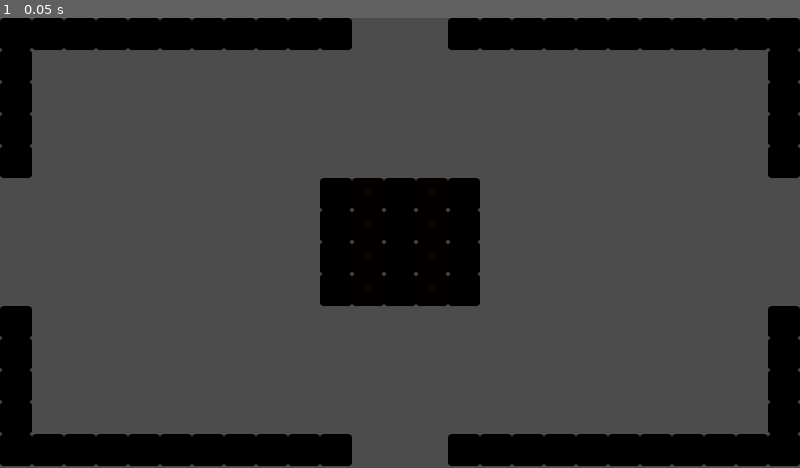
Above: before the commit, frame 1.
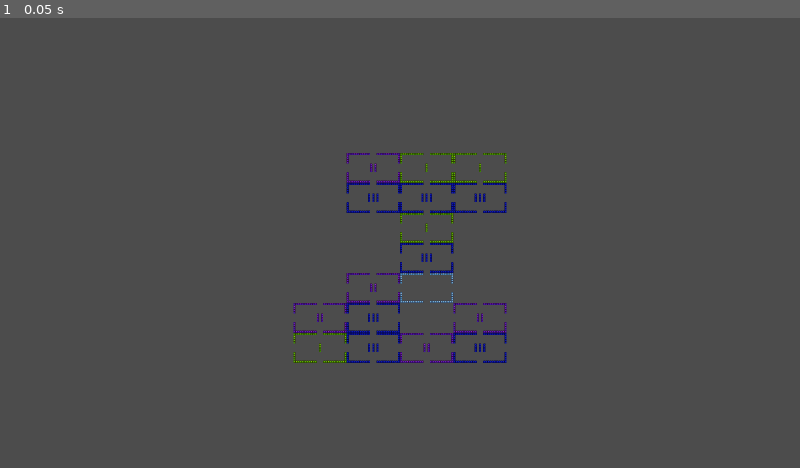
Above: after the commit, the same moment.

Repository: guillermo-st/roguelike-tdl
Game: Godot game, scene res://scenes/levels/LevelGenerator.tscn
Same seed, same stepped clock (60 frames per second), same inputs: the game is played once before the commit and once after it. The project has no main scene, so this scene is started directly. The engine's default icon, where the game draws it, is replaced by a stand-in: a white triangle on a blue panel in a dark square.
Inputs:
- Up to frame 1 (0.05 s): no input

The runs differ from the first frame. In frame 1, 23% of the frame differs, in the area x 0-100%, y 0-100%.

Commit message:
refactor the level generation entirely

Diff:
--- a/scenes/levels/LevelGenerator.gd
+++ b/scenes/levels/LevelGenerator.gd
@@ -2,16 +2,37 @@
 
 export(String, DIR) var level_dir
 export(int) var level_depth
+export(int, 0, 3) var repeats
 
 var level_height = ProjectSettings.get_setting("display/window/size/height")
 var level_width = ProjectSettings.get_setting("display/window/size/width")
-
 var level_paths = Array()
 
 # Called when the node enters the scene tree for the first time.
 func _ready():
 	load_level_paths()
-	$baseLevel.attach_level(level_paths, level_depth, "none", self)
+	var level_grid = []
+
+	for i in range(level_depth * 2):
+		level_grid.append([])
+		level_grid[i] = []
+		for j in range(level_depth * 2):
+			level_grid[i].append([])
+			level_grid[i][j] = null
+
+	level_grid[level_depth - 1][level_depth -1] = $InitialLevel
+	for _r in range(repeats + 1):
+		$InitialLevel.attach_level(level_grid, level_paths, level_depth, level_depth - 1, level_depth - 1 , null, null)
+
+	for i in range(level_grid.size()):
+		for j in range (level_grid.size()):
+			var level = level_grid[i][j]
+			if level:
+				level.global_position.x = j * level_width
+				level.global_position.y = i * level_height
+
+	$Camera2D.global_position = $level.position
+
 
 func load_level_paths():
 	var dir = Directory.new()
--- a/scenes/levels/LevelGenerator.tscn
+++ b/scenes/levels/LevelGenerator.tscn
@@ -1,11 +1,16 @@
 [gd_scene load_steps=3 format=2]
 
 [ext_resource path="res://scenes/levels/LevelGenerator.gd" type="Script" id=1]
-[ext_resource path="res://scenes/levels/base/baseLevel.tscn" type="PackedScene" id=2]
+[ext_resource path="res://scenes/levels/common/InitialLevel.tscn" type="PackedScene" id=2]
 
 [node name="LevelGenerator" type="Node2D"]
 script = ExtResource( 1 )
 level_dir = "res://scenes/levels/1/"
-level_depth = 10
+level_depth = 8
+repeats = 1
 
-[node name="baseLevel" parent="." instance=ExtResource( 2 )]
+[node name="Camera2D" type="Camera2D" parent="."]
+current = true
+zoom = Vector2( 15, 15 )
+
+[node name="InitialLevel" parent="." instance=ExtResource( 2 )]
--- a/scenes/levels/base/baseLevel.gd
+++ b/scenes/levels/base/baseLevel.gd
@@ -1,64 +1,65 @@
 extends Node2D
 
-
 onready var rng = RandomNumberGenerator.new()
-const directions = ["up", "left", "down", "right"]
-var attached_levels = {}
-# Declare member variables here. Examples:
-# var a = 2
-# var b = "text"
-
 
 # Called when the node enters the scene tree for the first time.
 func _ready():
-	rng.randomize()
+	pass
 
 # Attaches a random level, chosen from level_paths, to one of this level's free cardinal directions.
 # Then it tells that instance to attach_level() too, with a decremented remaining_depth.
 # If the level was fully attached to begin with, then it calls attach_level() on one of the levels that isn't the caller
 # and without decrementing remaining_depth.
-func attach_level(level_paths, remaining_depth, from_dir, from_level):
-	attached_levels[from_dir] = from_level
+func attach_level(level_grid, level_paths, remaining_depth, index_x, index_y, previous_index_x, previous_index_y):
+	rng.randomize()
 	if remaining_depth == 0:
 		return
 
-	var next_dir = get_next_dir([from_dir])
-	if self.is_fully_attached():
-		attached_levels[next_dir].attach_level(level_paths, remaining_depth, get_opposite_dir(next_dir), self)
+	var next_index = get_next_dir(index_x, index_y, previous_index_x, previous_index_y)
+	var next_x = next_index[0]
+	var next_y = next_index[1]
+
+	if self.is_fully_attached(level_grid, index_x, index_y):
+		level_grid[next_x][next_y].attach_level(level_grid, level_paths, remaining_depth, next_x, next_y, index_x, index_y)
 		return
 
-	var next_level_index = rng.randi_range(0, level_paths.size() - 1)
-	var next_level_path = load(level_paths[next_level_index])
+	while level_grid[next_x][next_y] != null:
+		next_index = get_next_dir(index_x, index_y, previous_index_x, previous_index_y)
+		next_x = next_index[0]
+		next_y = next_index[1]
+
+	var next_level_path_index = rng.randi_range(0, level_paths.size() - 1)
+	var next_level_path = load(level_paths[next_level_path_index])
 	var next_level = next_level_path.instance()
-	get_parent().add_child(next_level)
+	get_parent().get_parent().add_child(next_level)
 
-	attached_levels[next_dir] = next_level
-	print("Attaching level " + level_paths[next_level_index] + " at direction " + next_dir)
-	next_level.attach_level(level_paths, remaining_depth - 1, get_opposite_dir(next_dir), self)
+	next_level.attach_level(level_grid, level_paths, remaining_depth - 1, next_x, next_y, index_x, index_y)
+
 
 # Returns wheter this level is attached to other 4 levels in all of its directions or not.
-func is_fully_attached():
-	return attached_levels.has("up") and attached_levels.has("down") and attached_levels.has("right") and attached_levels.has("left")
+func is_fully_attached(level_grid, index_x, index_y):
+	var up = level_grid[index_x][index_y + 1]
+	var left = level_grid[index_x - 1][index_y]
+	var down = level_grid[index_x][index_y - 1]
+	var right = level_grid[index_x + 1][index_y]
 
-# Returns the random next free direction that is not present in the 'excluded' array parameter.
-func get_next_dir(excluded=Array()):
-	var possible_dirs = directions.duplicate()
-	for dir in excluded:
+	return up and left and down and right
+
+# Returns the random next indexes that are not equal to the previous level's.
+func get_next_dir(index_x, index_y, previous_index_x, previous_index_y):
+	var possible_dirs = Array()
+	possible_dirs.append([index_x + 1, index_y])
+	possible_dirs.append([index_x - 1, index_y])
+	possible_dirs.append([index_x, index_y + 1])
+	possible_dirs.append([index_x, index_y - 1])
+
+	for dir in possible_dirs:
+		if dir == [previous_index_x, previous_index_y]:
 			possible_dirs.erase(dir)
 
 	var next_dir_index = rng.randi_range(0, possible_dirs.size() - 1)
 	return possible_dirs[next_dir_index]
 
-func get_opposite_dir(dir):
-	if dir == "up":
-		return "down"
-	elif dir == "right":
-		return "left"
-	elif dir == "down":
-		return "up"
-	elif dir == "left":
-		return "right"
-
 # Called every frame. 'delta' is the elapsed time since the previous frame.
 #func _process(delta):
 #	pass
--- a/scenes/levels/base/baseLevel.tscn
+++ b/scenes/levels/base/baseLevel.tscn
@@ -3,7 +3,7 @@
 [ext_resource path="res://scenes/ambient/Wall.tscn" type="PackedScene" id=1]
 [ext_resource path="res://scenes/levels/base/baseLevel.gd" type="Script" id=2]
 
-[node name="baseLevel" type="Node2D"]
+[node name="BaseLevel" type="Node2D"]
 script = ExtResource( 2 )
 
 [node name="walls" type="Node2D" parent="."]
--- a/scenes/levels/base/customLevel.gd
+++ b/scenes/levels/base/customLevel.gd
@@ -1,16 +1,12 @@
 extends Node
-
-# Declare member variables here. Examples:
-# var a = 2
-# var b = "text"
-
 
 # Called when the node enters the scene tree for the first time.
 func _ready():
 	pass # Replace with function body.
 
-func attach_level(level_paths, remaining_depth, from_dir, from_level):
-	$baseLevel.attach_level(level_paths, remaining_depth, from_dir, from_level)
+func attach_level(level_grid, level_paths, remaining_depth, index_x, index_y, previous_index_x, previous_index_y):
+	level_grid[index_x][index_y] = self
+	$baseLevel.attach_level(level_grid, level_paths, remaining_depth, index_x, index_y, previous_index_x, previous_index_y)
 
 # Called every frame. 'delta' is the elapsed time since the previous frame.
 #func _process(delta):
